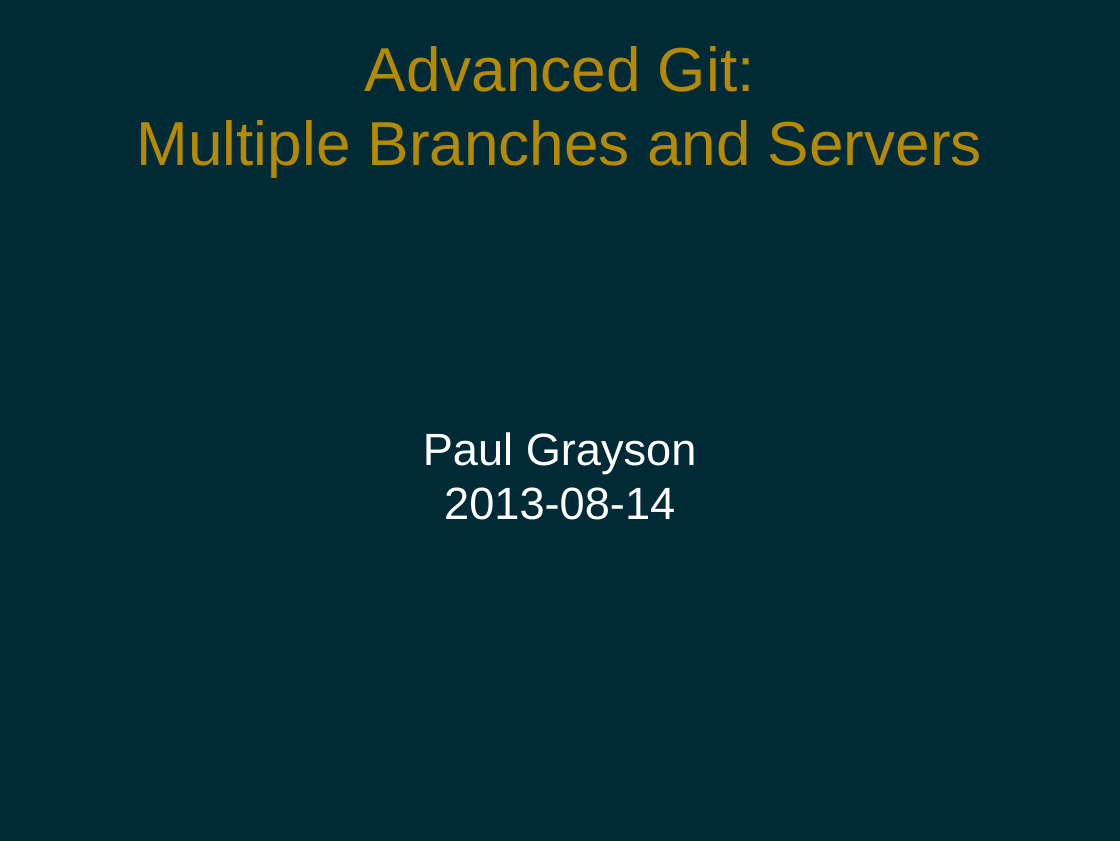
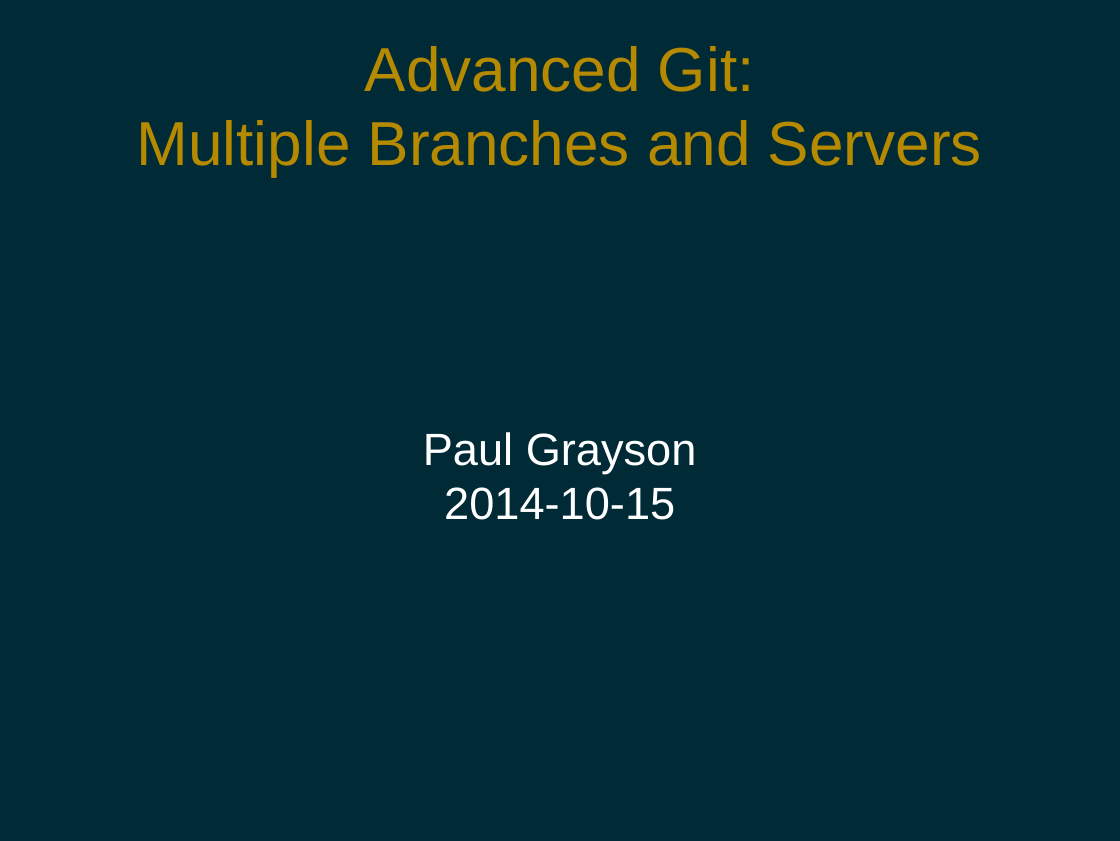
Before and after one commit to pdg137/gitpres, a slide deck: slide 1 of advanced.odp. Drawn at 1120x841 pixels with LibreOffice and Linux fonts; fonts in the diff are those of the drawing. Boxes give left, top, right and bottom in pixels: in the first picture for what was removed or moved away, otherwise in the second. Text is boxed around its words. In the diff, an @@ line names an element or a change of style, - is before the commit and + after.

```diff
--- a/advanced.odp
+++ b/advanced.odp
@@ subtitle at box(444, 487, 675, 520): text changed @@
-2013-08-14
+2014-10-15
```
Also in this commit, not shown: 2 other slides changed, 1 slide added.
